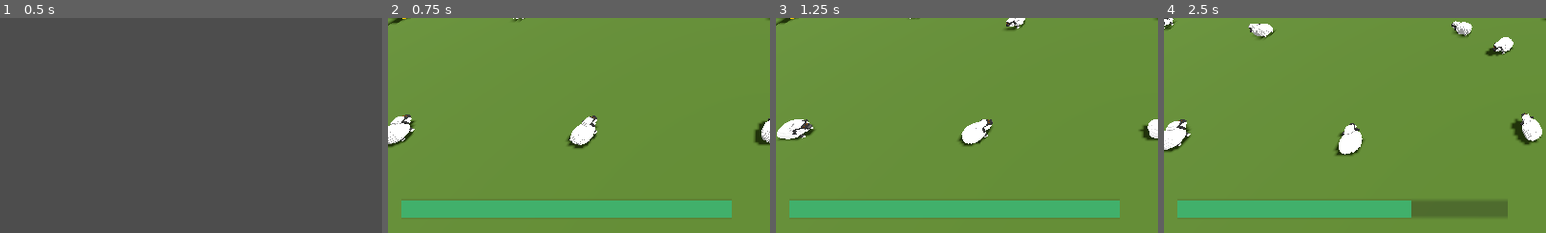
Above: before the commit, frames 1-4 (left to right).
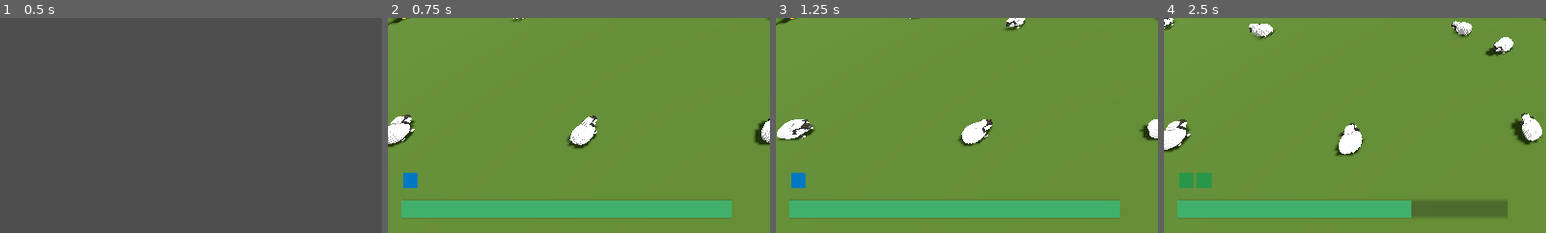
Above: after the commit, the same moments.

Repository: hunttis/ld-58
Game: Godot game, scene res://assets/scenes/master.tscn
Two runs of this game, one before a commit and one after it. Both use one fixed random seed, a clock stepped at 60 frames per second and the inputs below.
Inputs (mouse positions are % of the whole screen's width and height, from its top left):
- Up to frame 1 (0.5 s): no input
- Up to frame 2 (0.75 s): click "Start" at 0.5 s
- Up to frame 3 (1.25 s): no input
- Up to frame 4 (2.5 s): move the mouse to (72, 45) at 1.27 s; hold E (ability_e) 1.28-2.03 s; click (72, 45) at 1.35 s; move the mouse to (30, 55) at 2.02 s; tap E (ability_e) at 2.1 s; tap Q (ability_q) at 2.3 s
The pictures show only the part of the screen within x 0-50%, y 50-100%; the shares and areas given below are measured in that part.

Frame 1 is identical in both runs. In frame 2, 0.3% of the frame differs, in the area x 4-8%, y 72-80%; in frame 3, 0.3%; in frame 4, 0.6%, in the area x 4-13%, y 72-80%.

Commit message:
added small ui element for movement status

Diff:
--- a/assets/autoloads/events.gd
+++ b/assets/autoloads/events.gd
@@ -5,3 +5,4 @@
 signal go_to_game
 
 signal stamina_change(value: float)
+signal dog_move_state_change(value)
--- a/assets/autoloads/global.gd
+++ b/assets/autoloads/global.gd
@@ -1 +1,7 @@
 extends Node
+
+enum DOG_MOVE_STATE {
+  NORMAL,
+  SPRINT,
+  DASH
+}
--- a/assets/scenes/game/dog/dog.gd
+++ b/assets/scenes/game/dog/dog.gd
@@ -19,20 +19,14 @@
 
 @export_category("Abilities")
 @export var bark_cooldown = 2.5
+@export var bark_stamina_cost = 30.0
 @export var dash_cooldown = 1.5
 @export var dash_stamina_cost = 25.0
-@export var bark_stamina_cost = 30.0
 @export var sprint_stamina_cost = 20.0
 
 @export_category("Stamina")
 @export var max_stamina = 100
 @export var stamina_regen = 20
-
-enum MOVE_STATE {
-  NORMAL,
-  SPRINT,
-  DASH
-}
 
 var speed: float
 var dash_target: Vector3 = Vector3.ZERO
@@ -44,32 +38,33 @@
   Events.stamina_change.emit(new_val/max_stamina)
 
 
-func _set_move_state(new_state: MOVE_STATE)->void:
+func _set_move_state(new_state: Global.DOG_MOVE_STATE)->void:
   move_state = new_state
+  Events.dog_move_state_change.emit(new_state)
   match new_state:
-    MOVE_STATE.SPRINT:
-      move_state = MOVE_STATE.SPRINT
+    Global.DOG_MOVE_STATE.SPRINT:
+      move_state = Global.DOG_MOVE_STATE.SPRINT
       set_repulsion_range(sprint_threat_range)
       speed = sprint_speed
 
-    MOVE_STATE.NORMAL:
-      move_state = MOVE_STATE.NORMAL
+    Global.DOG_MOVE_STATE.NORMAL:
+      move_state = Global.DOG_MOVE_STATE.NORMAL
       set_repulsion_range(normal_threat_range)
       speed = normal_speed
 
 
 func _ready():
   cur_stamina = max_stamina
-  move_state = MOVE_STATE.NORMAL
+  move_state = Global.DOG_MOVE_STATE.NORMAL
   speed = normal_speed
   add_to_group("dog")
 
 func _process(delta):
-  if (move_state == MOVE_STATE.NORMAL || velocity == Vector3.ZERO) && cur_stamina < max_stamina:
+  if (move_state == Global.DOG_MOVE_STATE.NORMAL || velocity == Vector3.ZERO) && cur_stamina < max_stamina:
     cur_stamina = min(cur_stamina + stamina_regen * delta, max_stamina)
 
 func _physics_process(delta: float) -> void:
-  if move_state != MOVE_STATE.DASH:
+  if move_state != Global.DOG_MOVE_STATE.DASH:
     var move_dir = Input.get_vector("move_left", "move_right", "move_forward", "move_back")
     if move_dir.length() > 0:
       agent.target_position = global_position + Vector3(move_dir.x, 0, move_dir.y) * 10
@@ -84,22 +79,22 @@
     look_at(Vector3(look_target.x, global_position.y, look_target.z))
     move_and_slide()
 
-    if move_state == MOVE_STATE.SPRINT:
+    if move_state == Global.DOG_MOVE_STATE.SPRINT:
       cur_stamina = max(cur_stamina - sprint_stamina_cost * delta ,0)
       if cur_stamina <= 0:
-        move_state = MOVE_STATE.NORMAL
+        move_state = Global.DOG_MOVE_STATE.NORMAL
 
-  if move_state == MOVE_STATE.DASH:
+  if move_state == Global.DOG_MOVE_STATE.DASH:
     var dir = global_position.direction_to(dash_target)
     velocity = dir * dash_speed
     var collided = move_and_slide()
     if global_position.distance_to(dash_target) <= 1 || collided:
-      move_state = MOVE_STATE.NORMAL
+      move_state = Global.DOG_MOVE_STATE.NORMAL
       agent.target_position = global_position
       velocity = Vector3.ZERO
 
 func _input(_event) -> void:
-  if Input.is_action_just_pressed("LeftClick") && move_state != MOVE_STATE.DASH:
+  if Input.is_action_just_pressed("LeftClick") && move_state != Global.DOG_MOVE_STATE.DASH:
     var target = get_vector_to_cursor_pos()
     print('Clicked', target)
     agent.target_position = target
@@ -108,17 +103,17 @@
 func _unhandled_input(event: InputEvent):
     if event.is_action_pressed("ability_q"):
       match move_state:
-        MOVE_STATE.NORMAL:
-          move_state = MOVE_STATE.SPRINT
+        Global.DOG_MOVE_STATE.NORMAL:
+          move_state = Global.DOG_MOVE_STATE.SPRINT
 
-        MOVE_STATE.SPRINT:
-          move_state = MOVE_STATE.NORMAL
+        Global.DOG_MOVE_STATE.SPRINT:
+          move_state = Global.DOG_MOVE_STATE.NORMAL
 
     if event.is_action_pressed("ability_w") && barkCooldown.is_stopped():
       _bark()
       barkCooldown.start(bark_cooldown)
 
-    if event.is_action_pressed("ability_e") && move_state != MOVE_STATE.DASH:
+    if event.is_action_pressed("ability_e") && move_state != Global.DOG_MOVE_STATE.DASH:
       _dash()
 
 func _bark():
@@ -142,7 +137,7 @@
   dash_dir.y = 0
   dash_target = global_position + (dash_dir * dash_distance)
   print("Dash target: ", dash_target)
-  move_state = MOVE_STATE.DASH
+  move_state = Global.DOG_MOVE_STATE.DASH
 
 func get_vector_to_cursor_pos() -> Vector3:
   var camera := get_tree().get_nodes_in_group("Camera")[0] as Camera3D
--- /dev/null
+++ b/assets/scenes/ui/move_container.gd
@@ -0,0 +1,39 @@
+extends HBoxContainer
+
+@onready var jog = $Jog
+@onready var sprint = $Sprint
+@onready var dash = $Dash
+
+const jog_color = Color(0.0, 0.475, 0.765, 1.0)
+const sprint_color = Color(0.157, 0.588, 0.286, 1.0)
+const dash_color = Color(0.646, 0.455, 0.113, 1.0)
+
+# Called when the node enters the scene tree for the first time.
+func _ready():
+  jog.show()
+  jog.color = jog_color
+  sprint.hide()
+  dash.hide()
+  dash.color = dash_color
+  Events.dog_move_state_change.connect(on_move_state_changed)
+
+func on_move_state_changed(moveState: Global.DOG_MOVE_STATE):
+  match moveState:
+    Global.DOG_MOVE_STATE.NORMAL:
+      jog.color = jog_color
+      sprint.hide()
+      dash.hide()
+      pass
+    Global.DOG_MOVE_STATE.SPRINT:
+      jog.color = sprint_color
+      sprint.color = sprint_color
+      sprint.show()
+      dash.hide()
+      pass
+    Global.DOG_MOVE_STATE.DASH:
+      jog.color = dash_color
+      sprint.color = dash_color
+      sprint.show()
+      dash.show()
+      pass
+  pass
--- a/assets/scenes/ui/ui.tscn
+++ b/assets/scenes/ui/ui.tscn
@@ -1,6 +1,7 @@
-[gd_scene load_steps=3 format=3 uid="uid://d2n143c74e0i6"]
+[gd_scene load_steps=4 format=3 uid="uid://d2n143c74e0i6"]
 
 [ext_resource type="Script" uid="uid://3joj5t57chve" path="res://assets/scenes/ui/stamina_bar.gd" id="1_7mnxw"]
+[ext_resource type="Script" uid="uid://45qn7f12oljx" path="res://assets/scenes/ui/move_container.gd" id="2_wlc6l"]
 
 [sub_resource type="StyleBoxFlat" id="StyleBoxFlat_lcsp3"]
 bg_color = Color(0.2549444, 0.6885749, 0.4217892, 1)
@@ -55,3 +56,25 @@
 size_flags_horizontal = 8
 size_flags_vertical = 0
 text = "Da Time!"
+
+[node name="MoveContainer" type="HBoxContainer" parent="."]
+custom_minimum_size = Vector2(90, 25)
+layout_mode = 0
+offset_left = 25.0
+offset_top = 620.0
+offset_right = 115.0
+offset_bottom = 645.0
+theme_override_constants/separation = 5
+script = ExtResource("2_wlc6l")
+
+[node name="Jog" type="ColorRect" parent="MoveContainer"]
+custom_minimum_size = Vector2(25, 25)
+layout_mode = 2
+
+[node name="Sprint" type="ColorRect" parent="MoveContainer"]
+custom_minimum_size = Vector2(25, 25)
+layout_mode = 2
+
+[node name="Dash" type="ColorRect" parent="MoveContainer"]
+custom_minimum_size = Vector2(25, 25)
+layout_mode = 2
Not shown, added: assets/scenes/ui/move_container.gd.uid
